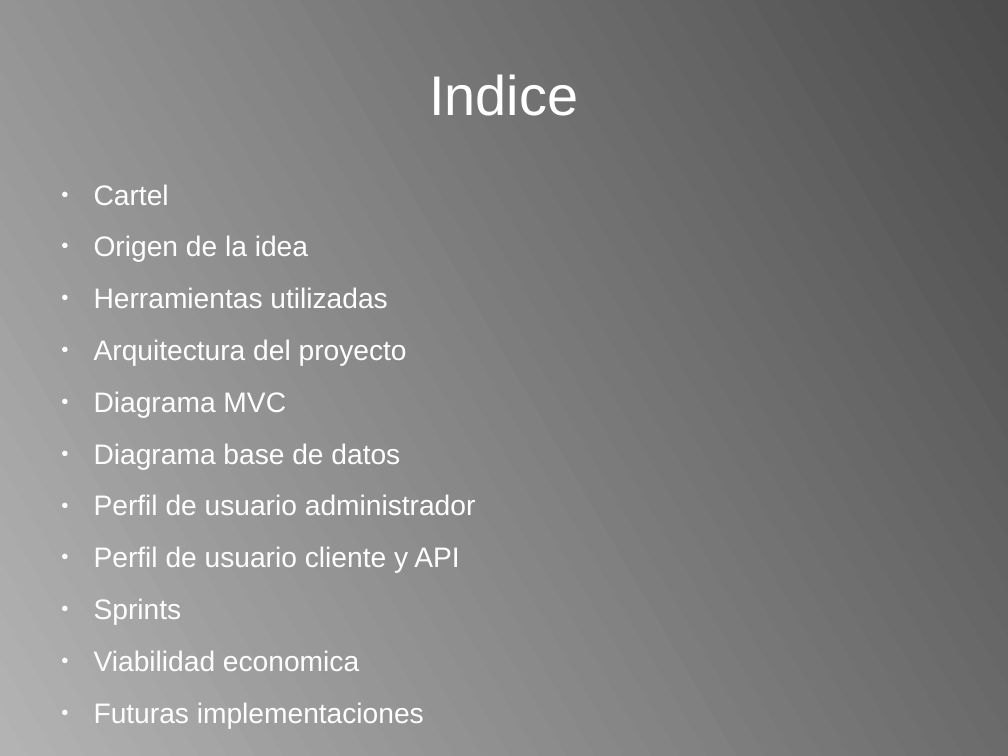
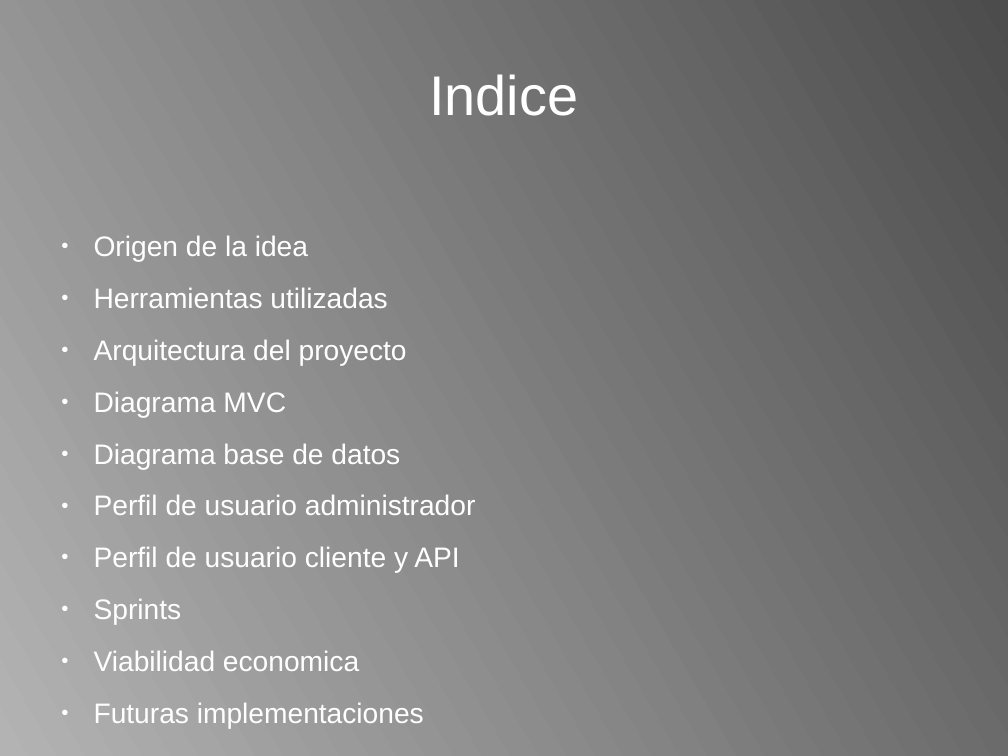
Before and after one commit to erdeks/HBFlix, a slide deck: slide 2 of doc/presentacion.odp. Drawn at 1008x756 pixels with LibreOffice and Linux fonts; fonts in the diff are those of the drawing. Boxes give left, top, right and bottom in pixels: in the first picture for what was removed or moved away, otherwise in the second. Text is boxed around its words. In the diff, an @@ line names an element or a change of style, - is before the commit and + after.

```diff
--- a/doc/presentacion.odp
+++ b/doc/presentacion.odp
@@ text at (x1=94, y1=184, x2=169, y2=205): paragraph removed @@
-● Cartel
```
Also in this commit, not shown: 1 other slide changed, 7 other files.
